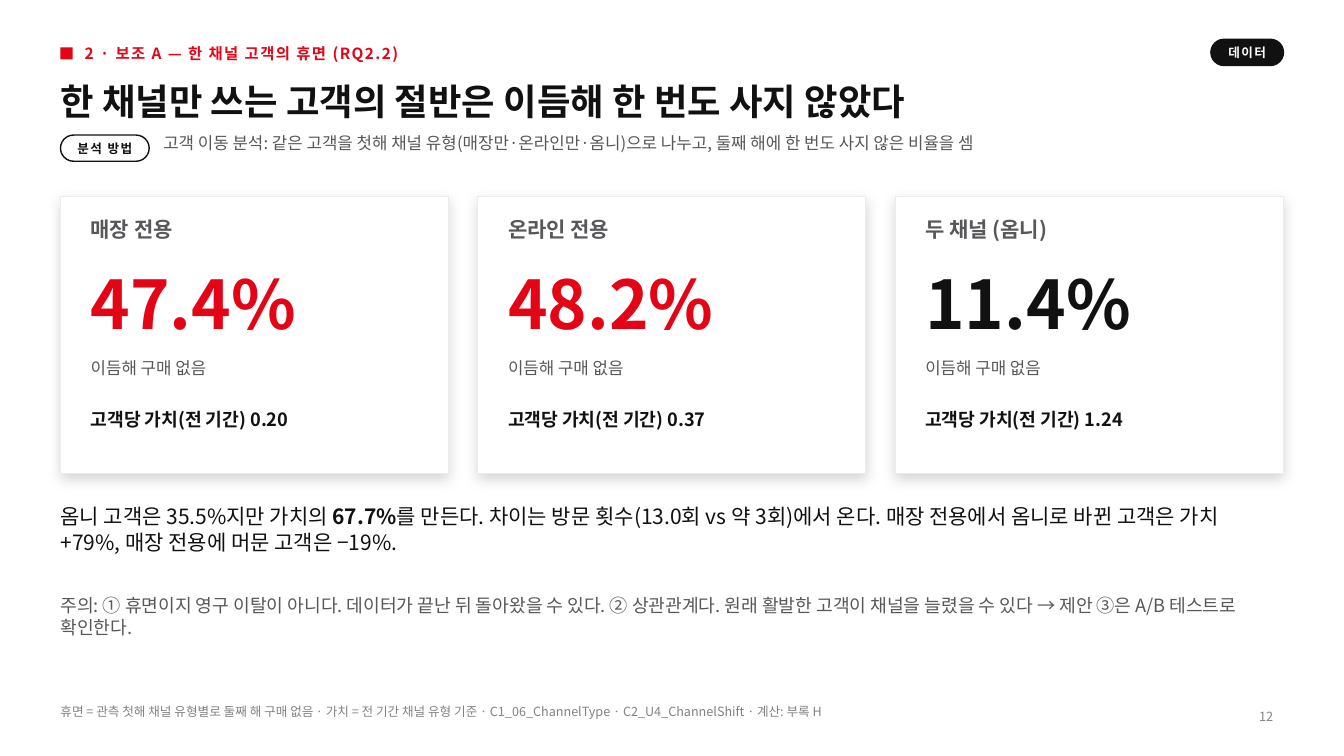
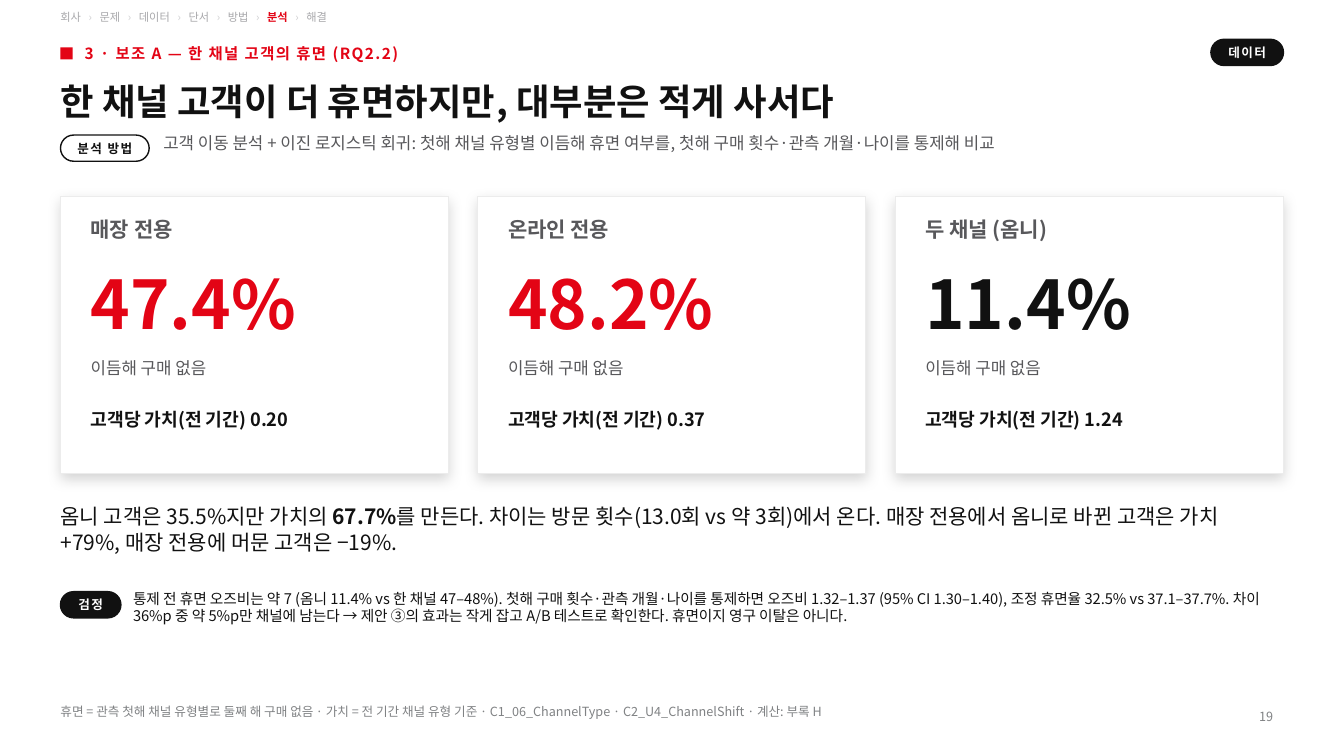
Before and after one commit to underthesun7213/social-data, a slide deck: slide 19 of presentation/hm_retention_deck_ko.pptx (slide 12 before the commit). Drawn at 1344x756 pixels with LibreOffice and Linux fonts; fonts in the diff are those of the drawing. Boxes give left, top, right and bottom in pixels: in the first picture for what was removed or moved away, otherwise in the second. Text is boxed around its words. In the diff, an @@ line names an element or a change of style, - is before the commit and + after.

```diff
--- a/presentation/hm_retention_deck_ko.pptx
+++ b/presentation/hm_retention_deck_ko.pptx
@@ text added at (60, 11, 327, 22), 8 pt, text #A8A8AB @@
+회사 › 문제 › 데이터 › 단서 › 방법 › 분석 › 해결
@@ text at (85, 46, 399, 62): text changed @@
-2 · 보조 A — 한 채널 고객의 휴면 (RQ2.2)
+3 · 보조 A — 한 채널 고객의 휴면 (RQ2.2)
@@ title at (60, 84, 834, 123): text changed @@
-한 채널만 쓰는 고객의 절반은 이듬해 한 번도 사지 않았다
+한 채널 고객이 더 휴면하지만, 대부분은 적게 사서다
@@ text at (163, 135, 995, 152): text changed @@
-고객 이동 분석: 같은 고객을 첫해 채널 유형(매장만·온라인만·옴니)으로 나누고, 둘째 해에 한 번도 사지 않은 비율을 셈
+고객 이동 분석 + 이진 로지스틱 회귀: 첫해 채널 유형별 이듬해 휴면 여부를, 첫해 구매 횟수·관측 개월·나이를 통제해 비교
@@ text removed at (60, 596, 1237, 636) @@
-주의: ① 휴면이지 영구 이탈이 아니다. 데이터가 끝난 뒤 돌아왔을 수 있다. ② 상관관계다. 원래 활발한 고객이 채널을 늘렸을 수 있다 → 제안 ③은 A/B 테스트로 확인한다.
@@ rounded rectangle added at (60, 592, 121, 618), fill #111111, outline #111111 1 pt, 9 pt, text #FFFFFF, bold @@
+검정
@@ text added at (133, 591, 1260, 625), 10.5 pt, text #111111 @@
+통제 전 휴면 오즈비는 약 7 (옴니 11.4% vs 한 채널 47–48%). 첫해 구매 횟수·관측 개월·나이를 통제하면 오즈비 1.32–1.37 (95% CI 1.30–1.40), 조정 휴면율 32.5% vs 37.1–37.7%. 차이 36%p 중 약 5%p만 채널에 남는다 → 제안 ③의 효과는 작게 잡고 A/B 테스트로 확인한다. 휴면이지 영구 이탈은 아니다.
@@ page number at (1259, 711, 1273, 721): text changed @@
-12
+19
```
Also in this commit, not shown: 20 other slides changed, 7 slides added, 1 slide removed, 6 other files.
